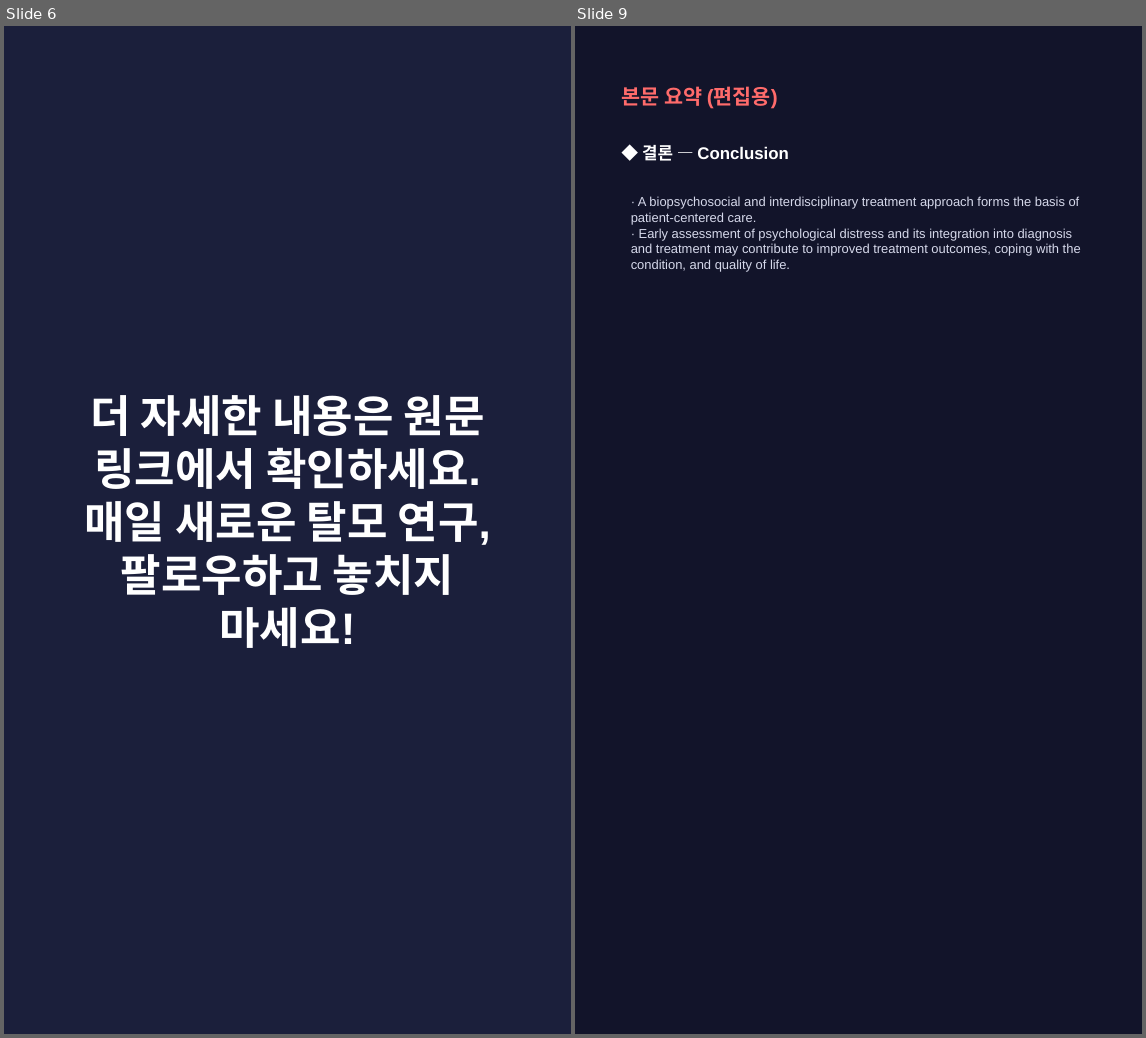
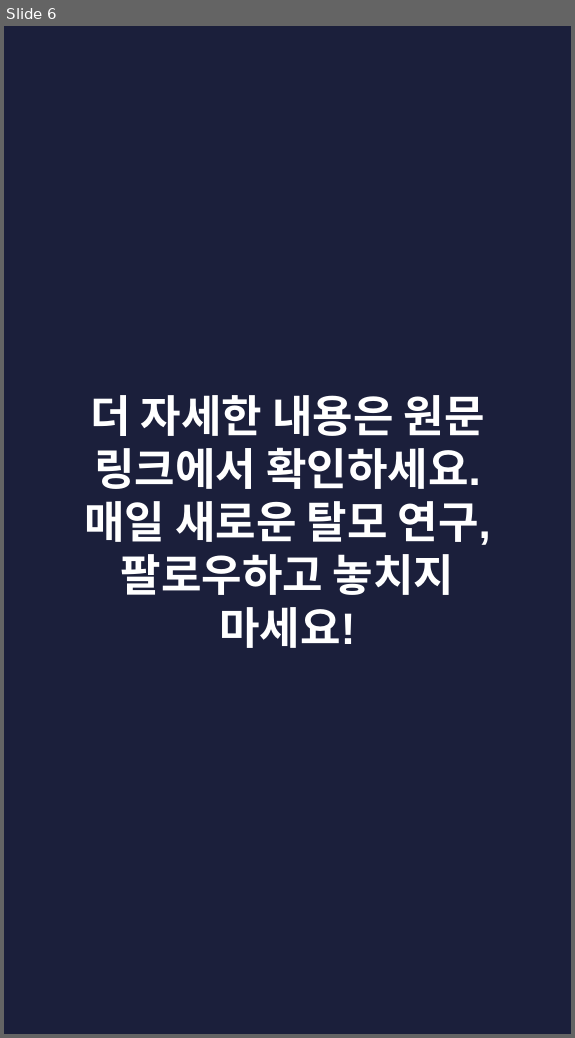
Before and after one commit to hyokang2010-BJ-ANTH/product-builder-test, a slide deck: pwa/data/latest/slides.pptx. Shown side by side, each under a label of ours: slides 6 and 9 before the commit, slide 6 after it; the slides between them are not shown. The pictures are 1146x1038 and 575x1038 pixels, drawn with LibreOffice and Linux fonts; fonts in the diff are those of the drawing. Boxes give left, top, right and bottom in pixels: in the first picture for what was removed or moved away, otherwise in the second. Text is boxed around its words. In the diff, an @@ line names an element or a change of style, - is before the commit and + after.

```diff
--- a/pwa/data/latest/slides.pptx
+++ b/pwa/data/latest/slides.pptx
@@ slide 9 removed at [575,26,1142,1034], background #12142A @@
@@ text removed at [621,86,778,109] @@
-본문 요약 (편집용)
@@ text removed at [642,145,788,161] @@
-◆ 결론 — Conclusion
@@ text removed at [631,196,1081,271] @@
-· A biopsychosocial and interdisciplinary treatment approach forms the basis of patient-centered care.
-· Early assessment of psychological distress and its integration into diagnosis and treatment may contribute to improved treatment outcomes, coping with the condition, and quality of life.
```
Also in this commit, not shown: 2 slides changed, 5 slides added, 5 other slides removed, 26 other files.
